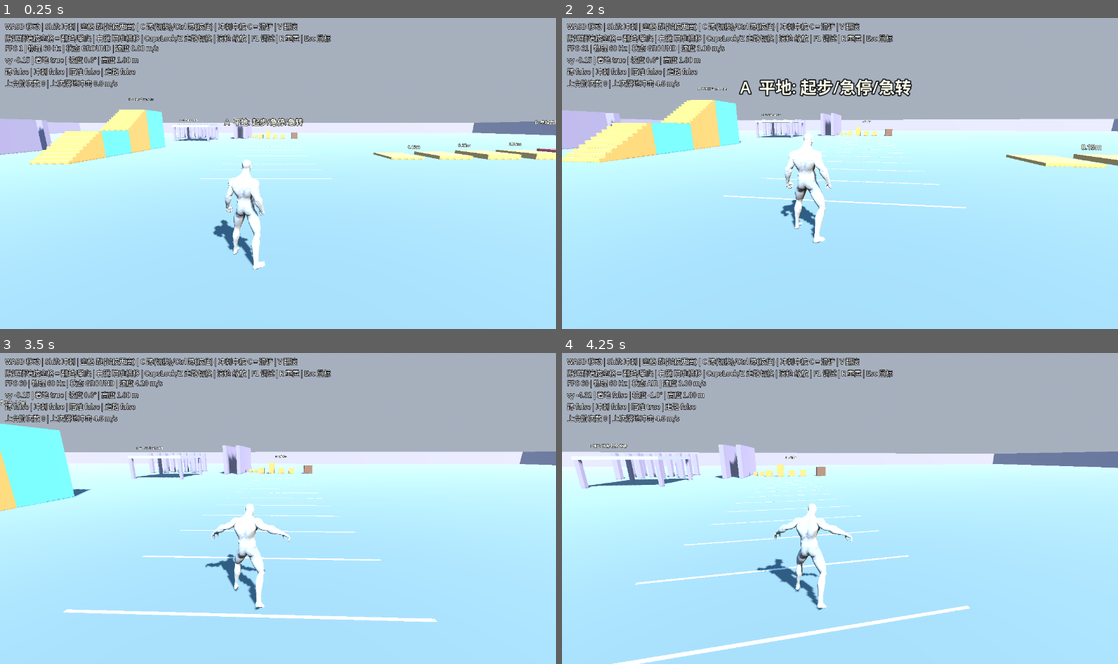
Above: before the commit, frames 1-4 (two rows, left to right).
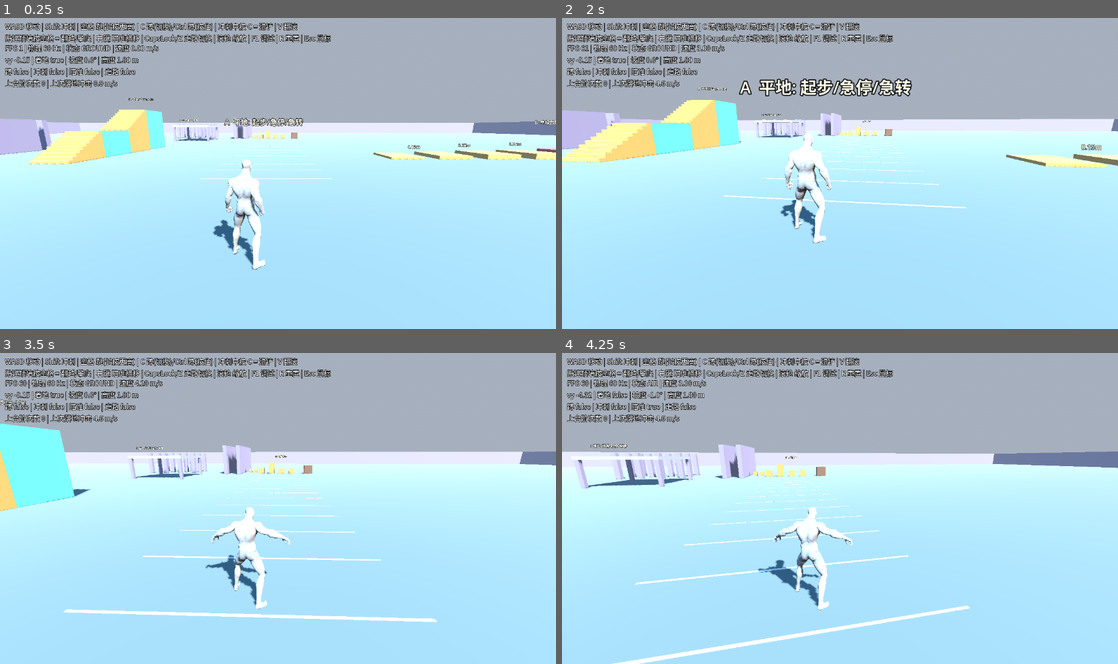
Above: after the commit, the same moments.

Repository: jamesbot2/godot-third-person-demo
Game: Godot game, scene res://scenes/main.tscn
Two runs of this game, one before a commit and one after it. Both use one fixed random seed, a clock stepped at 60 frames per second and the inputs below.
Inputs (mouse positions are in pixels of both pictures, inside the frame that each line leads up to):
- Up to frame 1 (0.25 s): no input
- Up to frame 2 (2 s): move the mouse to (867, 170) at 0.52 s; hold Ctrl (crouch) 0.53-1.28 s; hold W (move_forward) from 0.53 s (still down); click (867, 170) at 0.67 s; tap Space (jump) at 0.77, 1.52 s; tap V (roll) at 0.8, 1.35 s; move the mouse to (812, 173) at 1.27 s; tap Shift (sprint) at 1.55 s
- Up to frame 3 (3.5 s): keep holding W (move_forward); move the mouse to (289, 502) at 2.02 s; hold Shift (sprint) 2.03-2.78 s; tap Caps Lock (walk_toggle) at 2.3, 2.85 s; move the mouse to (272, 511) at 2.77 s; click (272, 511) at 2.92 s; tap Space (jump) at 3.02 s; tap Ctrl (crouch) at 3.05 s
- Up to frame 4 (4.25 s): keep holding W (move_forward); move the mouse to (878, 511) at 3.52 s; hold Right mouse button (aim) from 3.53 s (still down); tap Space (jump) at 3.77 s; tap V (roll) at 3.8 s

The runs differ from the first frame. In frame 1, 0.1% of the frame differs, in the area x 41-48%, y 60-82%; in frame 2, less than 0.1%; in frame 3, 0.8%; in frame 4, 0.9%, in the area x 34-53%, y 48-83%.

Commit message:
Round 3: foot locking / foot placement IK (slip 0, no toe penetration, stairs/ramp feet tests; 86/86 @30/60/120 Hz)

Diff:
--- a/scripts/player/character_animator.gd
+++ b/scripts/player/character_animator.gd
@@ -23,6 +23,7 @@
 const CHAR_SCENE := preload("res://assets/characters/ubc_male/ubc_male.scn")
 const CLIP_LIB := preload("res://assets/animations/ual_clips.res")
 const BodyPoseModifierScript := preload("res://scripts/player/body_pose_modifier.gd")
+const FootIKScript := preload("res://scripts/player/foot_ik_modifier.gd")
 
 # --- clip data (measured on the UBC character, see tools/measure_clips.gd) ---
 const LEN_WALK := 1.3333
@@ -77,6 +78,10 @@
 var anim_player: AnimationPlayer
 var anim_tree: AnimationTree
 var pose_mod: SkeletonModifier3D   # body_pose_modifier.gd
+var foot_ik: FootIKModifier        # foot locking / placement (after pose_mod)
+@export var foot_ik_enabled := true
+var _foot_w := 0.0
+var _last_pos := Vector3.ZERO
 var _pc: PlayerController
 var _pb: AnimationNodeStateMachinePlayback
 var _yaw := 0.0
@@ -125,6 +130,12 @@
 	pose_mod = BodyPoseModifierScript.new()
 	pose_mod.name = "BodyPoseModifier"
 	skeleton.add_child(pose_mod)
+	foot_ik = FootIKScript.new()
+	foot_ik.name = "FootIK"
+	skeleton.add_child(foot_ik)
+	if _pc:
+		foot_ik.collision_mask = _pc.collision_mask
+		foot_ik.exclude = [_pc.get_rid()]
 	_setup_arm_ik()
 	# Modifier results (lean/warp/IK) only exist while the skeleton is being
 	# finalised; snapshot the FINAL pose so tests/debug measure what is drawn.
@@ -367,6 +378,9 @@
 func update_presentation(dt: float) -> void:
 	_state_t += dt
 	var st := _pc.get_state_name()
+	if _pc.global_position.distance_to(_last_pos) > 2.0 and foot_ik:
+		foot_ik.reset()   # teleport
+	_last_pos = _pc.global_position
 	var v3 := _pc.velocity
 	var hv := Vector3(v3.x, 0, v3.z)
 	var k := 1.0 - exp(-14.0 * dt)
@@ -581,7 +595,15 @@
 		_pitch_s = maxf(_pitch_s, _tr_lean)
 	_bank_s = lerpf(_bank_s, bank_t, 1.0 - exp(-8.0 * dt))
 	# Slope / stair: drop the pelvis a little so the lower foot reaches.
-	var drop_t := clampf(tan(deg_to_rad(p_slope_deg)) * 0.12, 0.0, 0.08) if on_ground else 0.0
+	# (superseded by FootIK's ground-raycast pelvis correction when it is on)
+	var drop_t := clampf(tan(deg_to_rad(p_slope_deg)) * 0.12, 0.0, 0.08) if on_ground and not foot_ik_enabled else 0.0
+	var foot_t := 1.0 if foot_ik_enabled and on_ground and anim_state == "ground" else 0.0
+	_foot_w = lerpf(_foot_w, foot_t, 1.0 - exp(-(10.0 if foot_t > _foot_w else 30.0) * dt))
+	if _foot_w < 0.002 and foot_t == 0.0:
+		_foot_w = 0.0
+	foot_ik.weight = _foot_w
+	foot_ik.dt = dt
+	foot_ik.active = _foot_w > 0.0
 	_drop_s = lerpf(_drop_s, drop_t, 1.0 - exp(-10.0 * dt))
 	pose_mod.pitch = _pitch_s
 	pose_mod.bank = _bank_s
@@ -599,4 +621,5 @@
 		"land_severity": p_land_severity, "land_weight": land_weight,
 		"gait": gait, "run_style": run_style, "cycle_rate": cycle_rate, "warp_deg": rad_to_deg(warp_angle),
 		"bank_deg": rad_to_deg(_bank_s), "pitch_deg": rad_to_deg(_pitch_s),
+		"foot_ik_w": _foot_w, "foot_ik": foot_ik.debug if foot_ik else {},
 	}
--- /dev/null
+++ b/scripts/player/foot_ik_modifier.gd
@@ -0,0 +1,333 @@
+class_name FootIKModifier
+extends SkeletonModifier3D
+## Foot locking + foot placement, applied after BodyPoseModifier on the
+## final animated pose (pure presentation, never moves the body).
+##
+## Per foot:
+##   * stance detection from the ANIMATED contact height (ball / ankle above
+##     the animation ground, with hysteresis);
+##   * lock: when a foot plants, its ball point is pinned in WORLD space for
+##     the rest of the stance (kills residual stride/blend slip). The pin is
+##     released when the animation lifts the foot, the leg would over-stretch
+##     (max_lock_offset) or the body has yawed too far (turn in place); the
+##     accumulated offset then decays back to the animated foot during swing
+##     (with a small lift if it has to catch up while still low);
+##   * placement: down raycasts under ankle and ball give the real ground, the
+##     foot keeps its animated clearance above it, the sole is clamped above it
+##     (no toe / heel penetration) and the planted foot is tilted to the
+##     ground normal;
+## Pelvis: lowered by the amount the lower foot needs (stairs / slopes) and
+## any reach deficit, so the downhill leg is not over-stretched.
+## Legs: analytic two-bone IK (thigh / calf), knee kept in the animated knee
+## plane, foot keeps its animated world orientation (+ tilt / toe clamp).
+##
+## Skeleton space = glTF character space (+Y up, faces +Z).
+
+const ANKLE_REST := 0.0865      # foot_l rest height above the animation ground
+const BALL_REST := 0.0152       # ball_l rest height
+const ANKLE_MIN := 0.093        # ankle joint -> sole (heel) clearance
+const BALL_MIN := 0.024         # ball joint -> sole clearance
+const PLANT_H := 0.03           # animated contact height to plant
+const RELEASE_H := 0.06         # ... to release
+const SIDES: Array[String] = ["l", "r"]
+
+## 0..1 overall weight (animator fades it with the ground state)
+var weight := 0.0
+## allow locking (0 disables only the pin, placement still runs)
+var lock_enabled := true
+var max_lock_offset := 0.24
+var max_lock_yaw := 0.6
+## a pinned foot left this far below the body (stairs: the clip stride spans
+## two treads) is released and steps up instead of crouching the pelvis
+var max_lock_drop := 0.34
+var max_pelvis_drop := 0.26
+var dt := 1.0 / 60.0
+var collision_mask := 1
+var exclude: Array[RID] = []
+var ray_up := 0.55
+var ray_down := 0.75
+
+# per-foot state
+var planted: Array[bool] = [false, false]
+var cooldown: Array[bool] = [false, false]
+var lock_pos: Array[Vector3] = [Vector3.ZERO, Vector3.ZERO]   # world, ball point
+var lock_yaw: Array[float] = [0.0, 0.0]
+var offset: Array[Vector3] = [Vector3.ZERO, Vector3.ZERO]     # world xz display offset of the foot
+var ground_s: Array[float] = [0.0, 0.0]                     # smoothed support height (skeleton space)
+var plant_w: Array[float] = [0.0, 0.0]
+var pelvis_off := 0.0
+var _init_ground := false
+var debug := {}
+
+var _b := {}
+
+
+func _bone(n: String) -> int:
+	if not _b.has(n):
+		_b[n] = get_skeleton().find_bone(n)
+	return _b[n]
+
+
+func _gp(sk: Skeleton3D, b: int) -> Transform3D:
+	return sk.get_bone_global_pose(b)
+
+
+func _set_global_basis(sk: Skeleton3D, bone: int, basis: Basis) -> void:
+	var p := sk.get_bone_parent(bone)
+	var pg := sk.get_bone_global_pose(p) if p >= 0 else Transform3D.IDENTITY
+	var local := pg.basis.orthonormalized().inverse() * basis.orthonormalized()
+	sk.set_bone_pose_rotation(bone, local.get_rotation_quaternion())
+
+
+func _rot_global(sk: Skeleton3D, bone: int, q: Quaternion) -> void:
+	var g := sk.get_bone_global_pose(bone)
+	_set_global_basis(sk, bone, Basis(q) * g.basis.orthonormalized())
+
+
+func _ray(space: PhysicsDirectSpaceState3D, from: Vector3, to: Vector3) -> Dictionary:
+	var q := PhysicsRayQueryParameters3D.create(from, to, collision_mask, exclude)
+	return space.intersect_ray(q)
+
+
+## Forget pins / offsets (teleports, respawn).
+func reset() -> void:
+	for i in 2:
+		planted[i] = false
+		cooldown[i] = false
+		offset[i] = Vector3.ZERO
+		plant_w[i] = 0.0
+	pelvis_off = 0.0
+	_init_ground = false
+
+
+func _process_modification() -> void:
+	var sk := get_skeleton()
+	if sk == null:
+		return
+	if weight <= 0.001:
+		for i in 2:
+			planted[i] = false
+			cooldown[i] = false
+			offset[i] = Vector3.ZERO
+			plant_w[i] = 0.0
+		pelvis_off = 0.0
+		_init_ground = false
+		debug = {"planted": [false, false], "pelvis": 0.0}
+		return
+	var xf := sk.global_transform
+	var inv := xf.affine_inverse()
+	var space := sk.get_world_3d().direct_space_state
+	var sk_yaw := atan2(xf.basis.z.x, xf.basis.z.z)
+	var k_ground := 1.0 - exp(-22.0 * dt)
+	var k_rise := 1.0 - exp(-60.0 * dt)
+	var decay := exp(-11.0 * dt)
+	var tgt: Array[Vector3] = [Vector3.ZERO, Vector3.ZERO]
+	var gnd_n: Array[Vector3] = [Vector3.UP, Vector3.UP]
+	var gball: Array[float] = [0.0, 0.0]
+	var gank: Array[float] = [0.0, 0.0]
+	var anim_ank: Array[Vector3] = [Vector3.ZERO, Vector3.ZERO]
+	var dg: Array[float] = [0.0, 0.0]
+	var fbasis: Array[Basis] = [Basis(), Basis()]
+	for i in 2:
+		var s: String = SIDES[i]
+		var A := _gp(sk, _bone("foot_" + s)).origin
+		var B := _gp(sk, _bone("ball_" + s)).origin
+		anim_ank[i] = A
+		var hc := minf(B.y - BALL_REST, A.y - ANKLE_REST)
+		var Bw := xf * B
+		# ---- stance / lock state machine (world space)
+		if cooldown[i] and (hc > RELEASE_H or Vector2(offset[i].x, offset[i].z).length() < 0.03):
+			cooldown[i] = false
+		if planted[i]:
+			var o: Vector3 = lock_pos[i] - Bw
+			o.y = 0.0
+			var yaw_d := absf(wrapf(sk_yaw - lock_yaw[i], -PI, PI))
+			if hc > RELEASE_H or not lock_enabled or weight < 0.5:
+				planted[i] = false
+			elif o.length() > max_lock_offset or yaw_d > max_lock_yaw or ground_s[i] < -max_lock_drop:
+				planted[i] = false
+				cooldown[i] = true
+			else:
+				offset[i] = o
+		elif lock_enabled and weight >= 0.5 and not cooldown[i] and hc < PLANT_H:
+			planted[i] = true
+			lock_pos[i] = Bw + offset[i]
+			lock_yaw[i] = sk_yaw
+		if not planted[i]:
+			offset[i] *= decay
+		plant_w[i] = lerpf(plant_w[i], 1.0 if planted[i] else 0.0, 1.0 - exp(-18.0 * dt))
+		# ---- ground under the displayed foot
+		var ow: Vector3 = offset[i]
+		var aw := xf * A + ow
+		var bw := Bw + ow
+		var root_w := xf.origin
+		var hit_a := _ray(space, Vector3(aw.x, root_w.y + ray_up, aw.z), Vector3(aw.x, root_w.y - ray_down, aw.z))
+		var hit_b := _ray(space, Vector3(bw.x, root_w.y + ray_up, bw.z), Vector3(bw.x, root_w.y - ray_down, bw.z))
+		var ga := (inv * (hit_a["position"] as Vector3)).y if hit_a else 0.0
+		var gb := (inv * (hit_b["position"] as Vector3)).y if hit_b else 0.0
+		var nrm := Vector3.UP
+		if hit_b:
+			nrm = (inv.basis * (hit_b["normal"] as Vector3)).normalized()
+		elif hit_a:
+			nrm = (inv.basis * (hit_a["normal"] as Vector3)).normalized()
+		var support := maxf(ga, gb)
+		if not _init_ground:
+			ground_s[i] = support
+		else:
+			# rise fast (a step edge under the foot must never be entered),
+			# fall at the normal rate
+			ground_s[i] = lerpf(ground_s[i], support, k_rise if support > ground_s[i] else k_ground)
+		gank[i] = ga
+		gball[i] = gb
+		gnd_n[i] = nrm
+		# ---- final foot orientation: animated, tilted to the ground when
+		# planted, then pitched up just enough to keep the ball above the sole
+		var fb := _gp(sk, _bone("foot_" + s)).basis.orthonormalized()
+		var tilt := plant_w[i] * 0.85
+		if nrm.angle_to(Vector3.UP) < deg_to_rad(35.0) and tilt > 0.001:
+			fb = Basis(Quaternion.IDENTITY.slerp(Quaternion(Vector3.UP, nrm), tilt)) * fb
+		var v := fb * (_gp(sk, _bone("foot_" + s)).basis.orthonormalized().inverse() * (B - A))
+		# ---- target ankle (skeleton space)
+		var lo := inv.basis * ow
+		var lift := 0.0
+		if cooldown[i]:
+			lift = minf(0.05, Vector2(ow.x, ow.z).length() * 0.4)
+		var t := A + Vector3(lo.x, 0.0, lo.z)
+		t.y = A.y + ground_s[i] + lift
+		t.y = maxf(t.y, ga + ANKLE_MIN)
+		var req := gb + BALL_MIN
+		if t.y + v.y < req and v.length() > 0.01:
+			var e0 := asin(clampf(v.y / v.length(), -1.0, 1.0))
+			var e1 := asin(clampf((req - t.y) / v.length(), -1.0, 1.0))
+			var ax := v.cross(Vector3.UP)
+			if ax.length() > 1e-4:
+				var q := Quaternion(ax.normalized(), e1 - e0)
+				fb = Basis(q) * fb
+				v = q * v
+		if planted[i]:
+			# the pinned point is the ball: derive the ankle from it
+			var lb := inv * lock_pos[i]
+			t.x = lb.x - v.x
+			t.z = lb.z - v.z
+			# the derived ankle may sit over different ground (step edge)
+			var tw := xf * t
+			var h2 := _ray(space, Vector3(tw.x, root_w.y + ray_up, tw.z), Vector3(tw.x, root_w.y - ray_down, tw.z))
+			if h2:
+				t.y = maxf(t.y, (inv * (h2["position"] as Vector3)).y + ANKLE_MIN)
+		tgt[i] = t
+		fbasis[i] = fb
+		dg[i] = t.y - A.y
+	_init_ground = true
+	# ---- pelvis: lower foot + reach deficit
+	var need := maxf(0.0, -minf(dg[0], dg[1]))
+	var pelvis := _bone("pelvis")
+	for i in 2:
+		var s: String = SIDES[i]
+		var T := _gp(sk, _bone("thigh_" + s)).origin
+		var K := _gp(sk, _bone("calf_" + s)).origin
+		var L := T.distance_to(K) + K.distance_to(anim_ank[i])
+		var d := T - tgt[i]
+		var reach := d.length() - L * 0.985
+		if reach > 0.0:
+			need = maxf(need, reach / maxf(0.6, d.y / maxf(d.length(), 0.001)))
+	need = minf(need, max_pelvis_drop)
+	var rate := 14.0 if need > pelvis_off else 7.0
+	pelvis_off = lerpf(pelvis_off, need, 1.0 - exp(-rate * dt))
+	var w := clampf(weight, 0.0, 1.0)
+	if pelvis_off * w > 0.0005:
+		var pg := _gp(sk, pelvis)
+		var par := sk.get_bone_parent(pelvis)
+		var ppg := _gp(sk, par) if par >= 0 else Transform3D.IDENTITY
+		var new_o := pg.origin + Vector3.DOWN * pelvis_off * w
+		sk.set_bone_pose_position(pelvis, ppg.affine_inverse() * new_o)
+	# ---- legs
+	var pl: Array[bool] = [false, false]
+	var err: Array[float] = [0.0, 0.0]
+	var reach_err: Array[float] = [0.0, 0.0]
+	for i in 2:
+		var s: String = SIDES[i]
+		var th := _bone("thigh_" + s)
+		var ca := _bone("calf_" + s)
+		var ft := _bone("foot_" + s)
+		var ba := _bone("ball_" + s)
+		var foot_basis := _gp(sk, ft).basis.orthonormalized()
+		var A := _gp(sk, ft).origin
+		var target: Vector3 = A.lerp(tgt[i], w)
+		_solve_leg(sk, th, ca, ft, target)
+		var fq := foot_basis.get_rotation_quaternion().slerp(fbasis[i].get_rotation_quaternion(), w)
+		_set_global_basis(sk, ft, Basis(fq))
+		if w > 0.05:
+			_post_clamp(sk, space, xf, inv, ft, ba, w)
+		pl[i] = planted[i]
+		var bf := xf * _gp(sk, ba).origin
+		var af := xf * _gp(sk, ft).origin
+		err[i] = Vector2(bf.x - lock_pos[i].x, bf.z - lock_pos[i].z).length() if planted[i] else -1.0
+		reach_err[i] = af.distance_to(xf * target)
+	debug = {"planted": pl, "pelvis": pelvis_off * w, "offset_l": offset[0], "offset_r": offset[1],
+		"ground_l": ground_s[0], "ground_r": ground_s[1], "err": err, "reach_err": reach_err}
+
+
+## after the solve the reachable ankle may differ from the target (leg fully
+## stretched, the ankle swings toward the hip): re-check the final ankle and
+## ball against the ground under them and correct the remaining penetration
+func _post_clamp(sk: Skeleton3D, space: PhysicsDirectSpaceState3D, xf: Transform3D, inv: Transform3D, ft: int, ba: int, w: float) -> void:
+	var th := sk.get_bone_parent(sk.get_bone_parent(ft))
+	var ca := sk.get_bone_parent(ft)
+	var A := _gp(sk, ft).origin
+	var aw := xf * A
+	var ha := _ray(space, Vector3(aw.x, xf.origin.y + ray_up, aw.z), Vector3(aw.x, xf.origin.y - ray_down, aw.z))
+	if ha:
+		var ga := (inv * (ha["position"] as Vector3)).y
+		var dy := (ga + ANKLE_MIN - A.y) * w
+		if dy > 0.002:
+			var fb := _gp(sk, ft).basis
+			_solve_leg(sk, th, ca, ft, A + Vector3(0.0, dy, 0.0))
+			_set_global_basis(sk, ft, fb)
+			A = _gp(sk, ft).origin
+	var B := _gp(sk, ba).origin
+	var bw := xf * B
+	var hb := _ray(space, Vector3(bw.x, xf.origin.y + ray_up, bw.z), Vector3(bw.x, xf.origin.y - ray_down, bw.z))
+	if hb:
+		var req := (inv * (hb["position"] as Vector3)).y + BALL_MIN
+		var v := B - A
+		if B.y < req and v.length() > 0.01:
+			var e0 := asin(clampf(v.y / v.length(), -1.0, 1.0))
+			var e1 := asin(clampf((req - A.y) / v.length(), -1.0, 1.0))
+			var ax := v.cross(Vector3.UP)
+			if ax.length() > 1e-4:
+				var q := Quaternion(ax.normalized(), (e1 - e0) * w)
+				_set_global_basis(sk, ft, Basis(q) * _gp(sk, ft).basis.orthonormalized())
+
+
+func _solve_leg(sk: Skeleton3D, th: int, ca: int, ft: int, target: Vector3) -> void:
+	var T := _gp(sk, th).origin
+	var K := _gp(sk, ca).origin
+	var A := _gp(sk, ft).origin
+	if A.distance_to(target) < 0.0005:
+		return
+	var a := T.distance_to(K)
+	var b := K.distance_to(A)
+	var to := target - T
+	var c := clampf(to.length(), absf(a - b) + 0.002, a + b - 0.002)
+	var dir := to.normalized()
+	# bend direction: keep the animated knee plane, fall back to forward (+Z)
+	var kp := K - T
+	var bend := kp - dir * kp.dot(dir)
+	var hint := Vector3(0, 0, 1) - dir * dir.z
+	bend = bend + hint.normalized() * 0.01
+	if bend.length() < 1e-5:
+		return
+	bend = bend.normalized()
+	var cos_a := clampf((a * a + c * c - b * b) / (2.0 * a * c), -1.0, 1.0)
+	var kn := T + dir * (a * cos_a) + bend * (a * sqrt(1.0 - cos_a * cos_a))
+	var f0 := (K - T).normalized()
+	var f1 := (kn - T).normalized()
+	if f0.dot(f1) < 0.99999:
+		_rot_global(sk, th, Quaternion(f0, f1))
+	var K1 := _gp(sk, ca).origin
+	var A1 := _gp(sk, ft).origin
+	var p := T + dir * c
+	var g0 := (A1 - K1).normalized()
+	var g1 := (p - K1).normalized()
+	if g0.dot(g1) < 0.99999:
+		_rot_global(sk, ca, Quaternion(g0, g1))
--- a/tests/run_tests.gd
+++ b/tests/run_tests.gd
@@ -905,8 +905,39 @@
 	return {"hand": best, "hand_frames": close, "pen": pen}
 
 
+## Per tick while GROUND: sole clearance of the LOWER foot over the real
+## ground under it (down raycasts at ball and ankle). gap<0 = penetration.
+func _terrain_feet(n: int) -> Dictionary:
+	var space := pc.get_world_3d().direct_space_state
+	var gaps: Array = []
+	var pen := 0.0
+	var max_y := 0.0
+	for k in n:
+		await tick()
+		max_y = maxf(max_y, pc.global_position.y)
+		if pc.state != PlayerController.State.GROUND:
+			continue
+		var lo := INF
+		for sd in ["l", "r"]:
+			var foot_gap := INF
+			for spec in [["ball_", 0.024], ["foot_", 0.093]]:
+				var p := _bone_world(spec[0] + sd)
+				var q := PhysicsRayQueryParameters3D.create(p + Vector3.UP * 0.6, p + Vector3.DOWN * 1.0, pc.collision_mask, [pc.get_rid()])
+				var h := space.intersect_ray(q)
+				if h:
+					var gp: float = p.y - (h["position"] as Vector3).y - spec[1]
+					foot_gap = minf(foot_gap, gp)
+					pen = maxf(pen, -gp)
+			lo = minf(lo, foot_gap)
+		if lo < INF:
+			gaps.append(lo)
+	return {"gaps": gaps, "pen": pen, "max_y": max_y}
+
+
 func t_anim() -> void:
 	_anim = pc.get_node("Model")
+	if OS.has_environment("FOOTIK_OFF"):
+		_anim.foot_ik_enabled = false
 	_sk = _anim.skeleton if _anim else null
 	var tree: AnimationTree = _anim.anim_tree if _anim else null
 	check("anim_setup", _sk != null and _sk.get_bone_count() == 65 and tree != null and tree.active and _anim.anim_player.has_animation("jog"),
@@ -954,6 +985,8 @@
 				tpose_ok = false
 		slips.sort()
 		var med := slips[slips.size() / 2] if slips.size() > 0 else -1.0
+		var p90 := slips[int(slips.size() * 0.9)] if slips.size() > 0 else -1.0
+		metric("anim_%s_slip_p90" % spec[0], p90)
 		d = _anim.get_anim_debug()
 		metric("anim_%s_slip_med" % spec[0], med)
 		metric("anim_%s_min_foot_y" % spec[0], min_fy)
@@ -961,11 +994,39 @@
 		var fwd_mean := fwd_slip / maxf(slips.size(), 1)
 		# Guard: planted foot speed stays a small fraction of body speed and
 		# has no systematic drift (playback rate matches ground speed).
-		check("anim_%s" % spec[0], d["anim_state"] == "ground" and tpose_ok and slips.size() > 10 and med < 0.25 * spec[1] + 0.2 and absf(fwd_mean) < 0.35 and min_fy > -0.05 and min_fy < 0.05,
-			"v=%.2f gait=%.2f style=%.2f rate=%.2f slip_med=%.2fm/s drift=%.2fm/s n=%d min_foot_y=%.3f" % [pc.get_horizontal_speed(), d["gait"], d["run_style"], d["cycle_rate"], med, fwd_mean, slips.size(), min_fy])
+		# Round 3 (foot locking): planted-foot median slip < 10 % of body speed,
+		# no systematic drift, and the sole never below the floor
+		# (ball joint sits 0.024 m above the sole: min_foot_y >= 0.024 - 0.01).
+		check("anim_%s" % spec[0], d["anim_state"] == "ground" and tpose_ok and slips.size() > 10 and med < 0.1 * spec[1] and absf(fwd_mean) < 0.15 * spec[1] and min_fy > 0.014 and min_fy < 0.06,
+			"v=%.2f gait=%.2f style=%.2f rate=%.2f slip_med=%.3fm/s (%.1f%% of v) p90=%.2fm/s drift=%.2fm/s n=%d min_foot_y=%.3f" % [pc.get_horizontal_speed(), d["gait"], d["run_style"], d["cycle_rate"], med, 100.0 * med / spec[1], p90, fwd_mean, slips.size(), min_fy])
 		release_all()
 		if spec[0] == "walk":
 			press("walk_toggle"); await tick(); release("walk_toggle")
+	# feet on uneven ground: stairs up/down and a 20 deg ramp up/down
+	for spec in [["stairs", Vector3(L.STAIR_X, 0.02, L.STAIR_Z0 + 1.5), 6.5], ["ramp20", Vector3(L.ramp_x(1), 0.02, L.RAMP_Z0 + 1.5), 5.0]]:
+		await place(spec[1])
+		press("move_forward")
+		press("walk_toggle"); await tick(); release("walk_toggle")
+		var g := await _terrain_feet(secs(spec[2] * 0.5))
+		release_all()
+		press("move_back")
+		var g2 := await _terrain_feet(secs(spec[2] * 0.5))
+		release_all()
+		await tick()
+		press("walk_toggle"); await tick(); release("walk_toggle")
+		release_all()
+		var pen := maxf(g["pen"], g2["pen"])
+		var gaps: Array = g["gaps"] + g2["gaps"]
+		gaps.sort()
+		var fmed: float = gaps[gaps.size() / 2] if gaps.size() > 0 else 1.0
+		var fp90: float = gaps[int(gaps.size() * 0.9)] if gaps.size() > 0 else 1.0
+		metric("anim_%s_foot_pen" % spec[0], pen)
+		metric("anim_%s_foot_gap_med" % spec[0], fmed)
+		metric("anim_%s_foot_gap_p90" % spec[0], fp90)
+		# p90 0.07: on stairs the clip stride (~0.65 m/step) spans two 0.30 m treads, so
+		# a released trailing foot briefly hangs ~5-6 cm while it catches up (measured, documented)
+		check("anim_feet_%s" % spec[0], gaps.size() > secs(1.0) and pen < 0.02 and fmed < 0.02 and fp90 < 0.07,
+			"lowest-foot sole gap over ground: median=%.3f m p90=%.3f m  max penetration=%.3f m  n=%d max_y=%.2f" % [fmed, fp90, pen, gaps.size(), maxf(g["max_y"], g2["max_y"])])
 	# jump -> air -> land
 	await place(Vector3(0, 0.02, 4))
 	press("jump"); await tick(); release("jump")
Not shown, changed: tests/results/headless_120hz.txt
Not shown, changed: tests/results/headless_30hz.txt
Not shown, changed: tests/results/headless_60hz.txt
Not shown, changed: ITERATION_LOG.md
Not shown, changed: MOVEMENT_SPEC.md
Not shown, changed: TEST_REPORT.md
